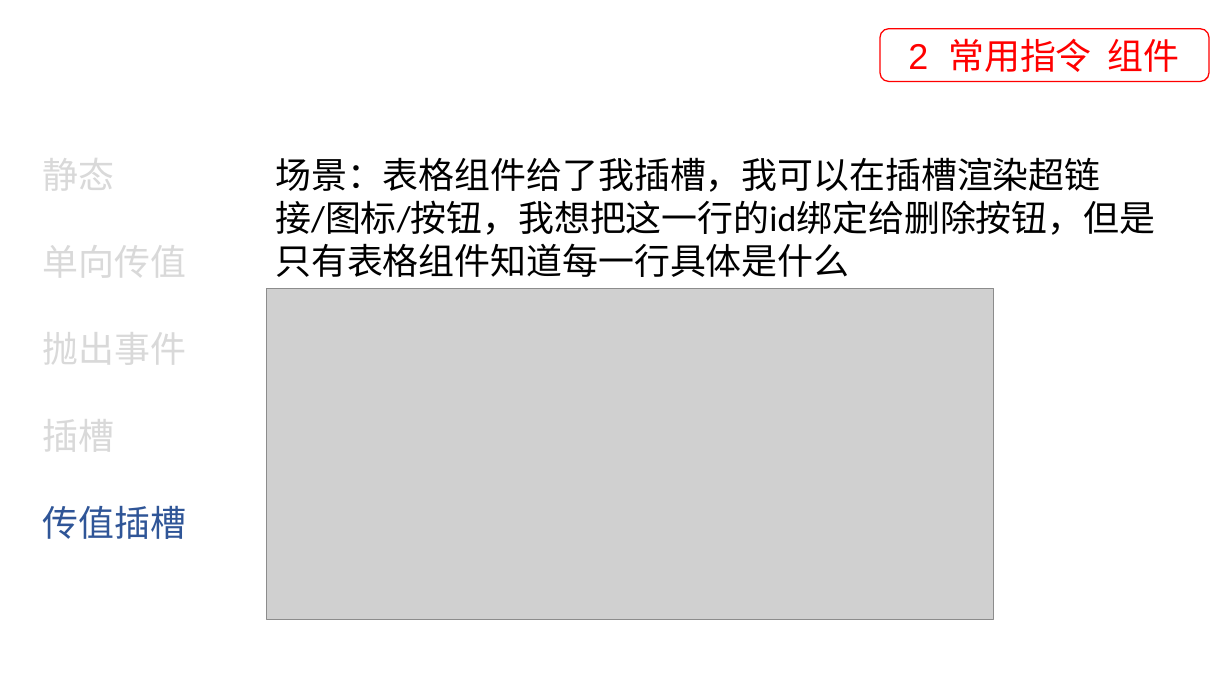
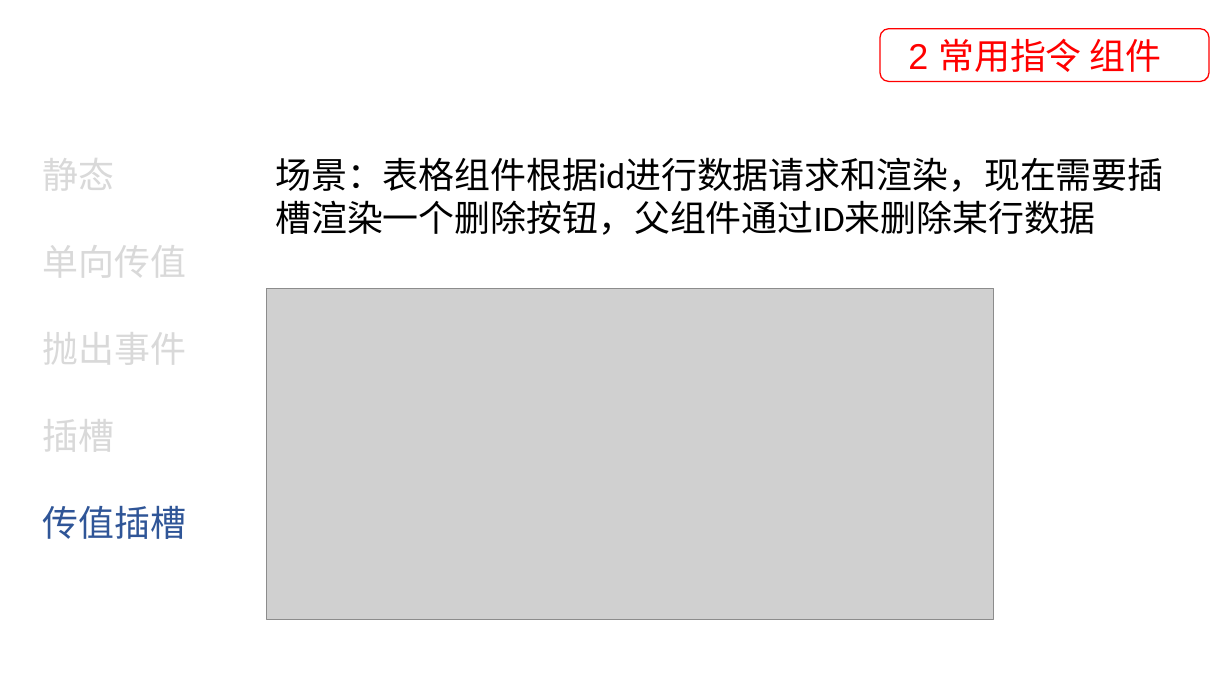
Before and after one commit to wzy4072/Vue_Jeecg_Demo, a slide deck: slide 12 of 演示文稿4.pptx. Drawn at 1232x693 pixels with LibreOffice and Linux fonts; fonts in the diff are those of the drawing; grey boxes stand for pictures. Boxes give left, top, right and bottom in pixels: in the first picture for what was removed or moved away, otherwise in the second. Text is boxed around its words. In the diff, an @@ line names an element or a change of style, - is before the commit and + after.

Commit message:
'完成组件部分演示demo‘’

```diff
--- a/演示文稿4.pptx
+++ b/演示文稿4.pptx
@@ text "2 常用指令 组件" rewrapped from <box>908,38,1180,72</box> to <box>908,38,1162,72</box> @@
@@ text at <box>275,157,1163,235</box>: text changed @@
-场景：表格组件给了我插槽，我可以在插槽渲染超链接/图标/按钮，我想把这一行的id绑定给删除按钮，但是只有表格组件知道每一行具体是什么
+场景：表格组件根据id进行数据请求和渲染，现在需要插槽渲染一个删除按钮，父组件通过ID来删除某行数据
```
Also in this commit, not shown: 24 other files.
